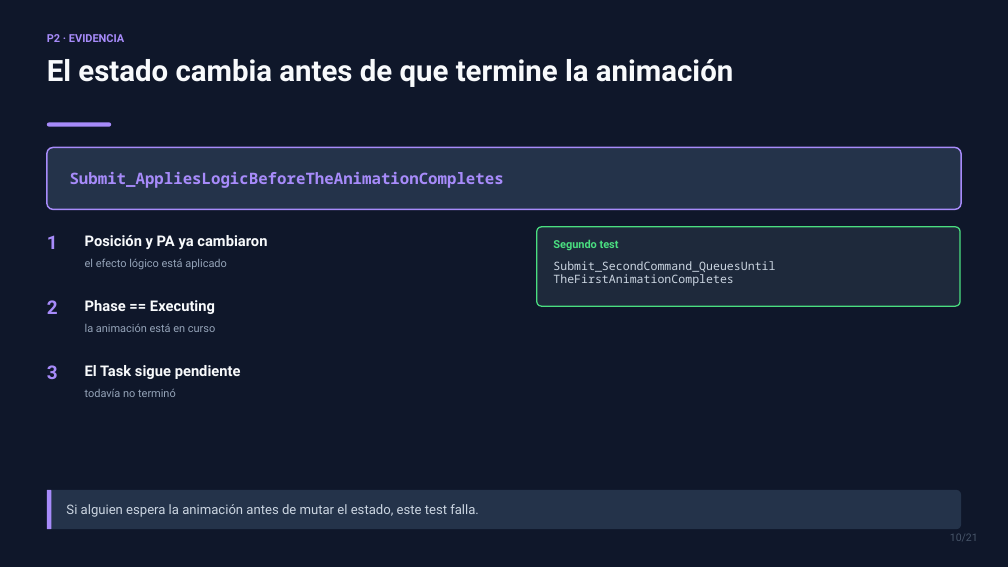
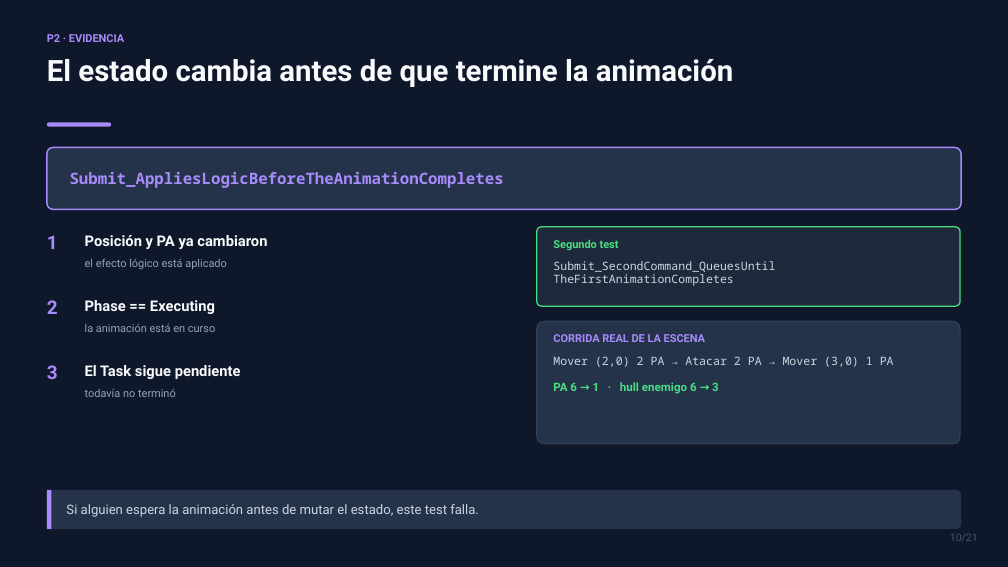
Before and after one commit to SenKetZu/HexPG, a slide deck: slide 10 of docs/presentacion/TP2-VoidHex-Tactics.pptx. Drawn at 1008x567 pixels with LibreOffice and Linux fonts; fonts in the diff are those of the drawing. Boxes give left, top, right and bottom in pixels: in the first picture for what was removed or moved away, otherwise in the second. Text is boxed around its words. In the diff, an @@ line names an element or a change of style, - is before the commit and + after.

Commit message:
Add offline verifiers, refresh the deck with real cases, drop committed logs
Verifiers: check_asmdef_refs.py compares each file's using directives against its asmdef references (catches CS0234/CS0012 before recompiling), check_scenes.py asserts components, camera, light and P3 asset wiring per scene, and console_errors.py filters errors out of the Unity console JSON. The two dotnet projects are now tracked: the Unity template's *.csproj rule ignored them because the exception sat before the rule it overrides.

The deck replaces abstractions with the actual cases: real event counts, the real command sequence and PA/hull numbers, real module ids, and a new slide with the four defects found while implementing. The exclusion list no longer claims there is no real art, which stopped being true.

Removes Assets/Logs, which had been committed by mistake: capture_game_view resolves save_path against the authoring root.

```diff
--- a/docs/presentacion/TP2-VoidHex-Tactics.pptx
+++ b/docs/presentacion/TP2-VoidHex-Tactics.pptx
@@ rounded rectangle added at [537, 321, 960, 444], fill #24334A, outline #334155 1.1 pt @@
@@ text added at [553, 334, 705, 342], 10.5 pt, text #A78BFA, bold @@
+CORRIDA REAL DE LA ESCENA
@@ text added at [553, 356, 894, 367], 11 pt, text #CBD5E1 @@
+Mover (2,0) 2 PA → Atacar 2 PA → Mover (3,0) 1 PA
@@ text added at [553, 382, 719, 394], 11 pt, text #4ADE80, bold @@
+PA 6 → 1 · hull enemigo 6 → 3
```
Also in this commit, not shown: 6 other slides changed, 1 slide added, 1 slide removed, 12 other files.
